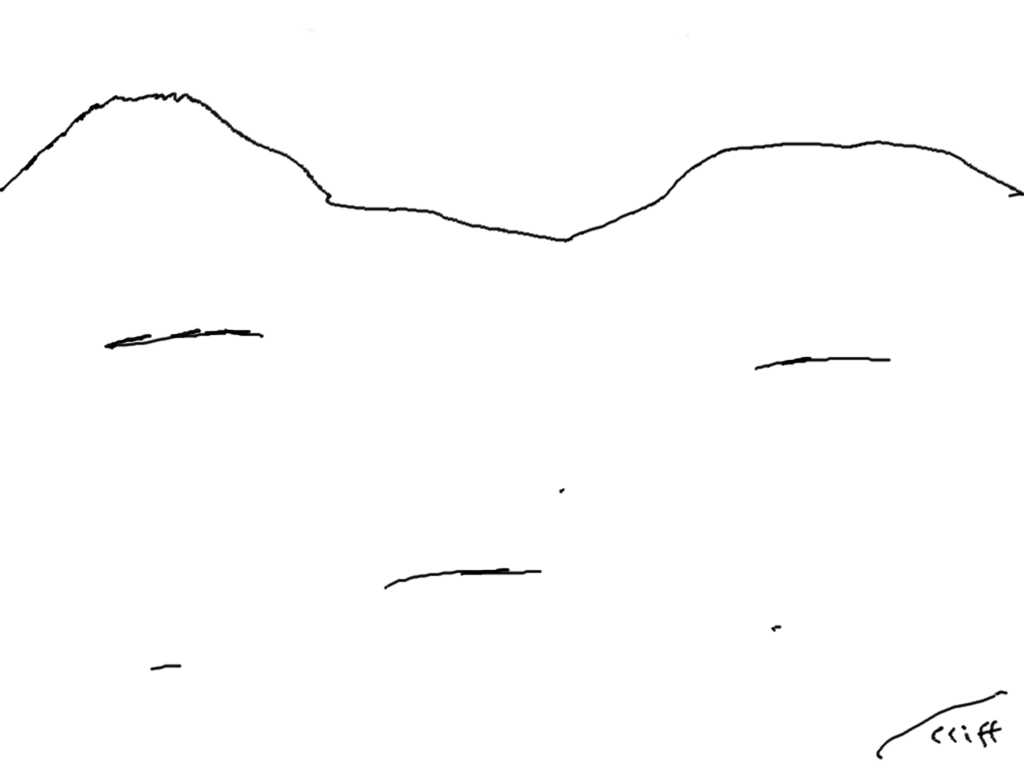
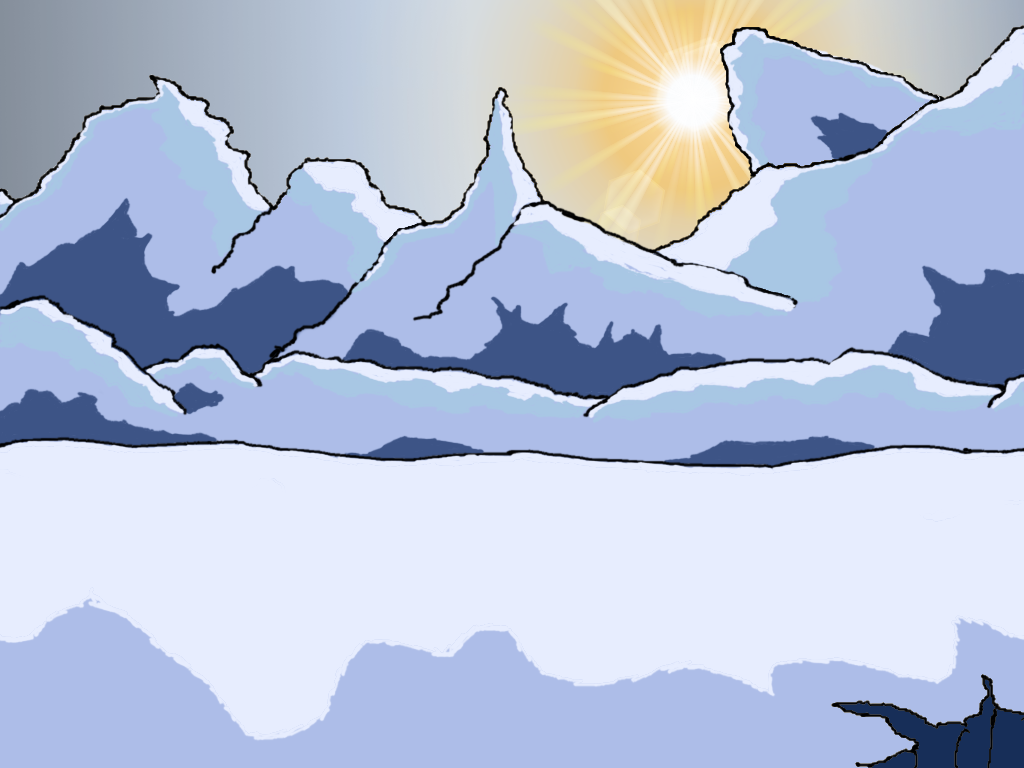
Revision of a layered (1024, 768) image; what changed, layer by layer:
added layer "ground" above "flare #1" over [0, 436, 1024, 742]
added layer "flare #1" above "flare #2" over [0, 27, 1024, 424]
added layer "flare #2" above "Layer" over [0, 197, 1024, 469]
added layer "Layer" above "flare" over [0, 25, 1024, 768]
added layer "flare" above "Skybox" over [353, 0, 1024, 440]
added layer "Skybox" above "Background" over [0, 0, 1024, 768]
"Background": opacity 100% → 25%, painted on it over [0, 0, 1024, 768]
added layer "Layer #1" over [0, 0, 1024, 768]
